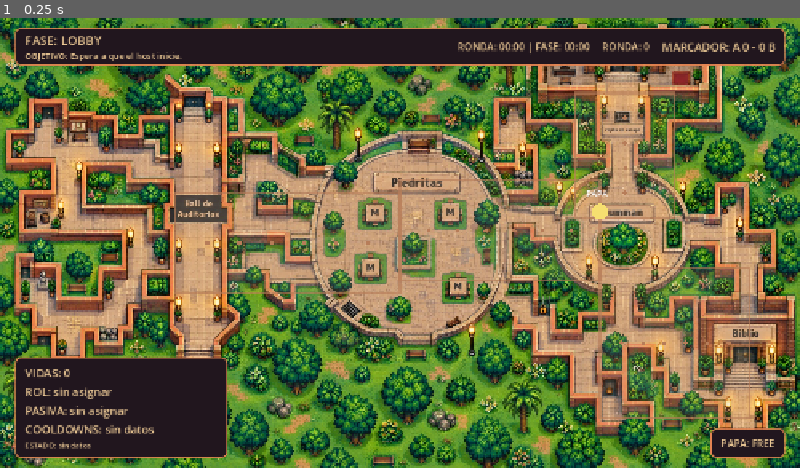
Above: before the commit, frame 1.
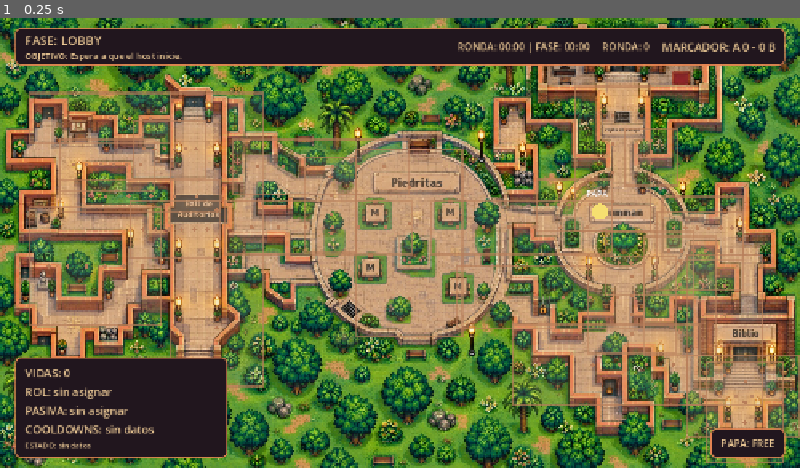
Above: after the commit, the same moment.

Repository: EstacioEA/TechnocumbIA
Game: Godot game, scene res://scenes/game/papoi_game.tscn
The game is run twice, just before and just after one commit, with the same random seed, the same clock (stepped at 60 frames per second) and the same inputs. This scene is started directly instead of the project's main scene.
Inputs:
- Up to frame 1 (0.25 s): no input

The runs differ from the first frame. In frame 1, 13% of the frame differs, in the area x 3-100%, y 14-99%.

Commit message:
fix: connect playable map corridors
Co-authored-by: Copilot <223556219+Copilot@users.noreply.github.com>

Diff:
--- /dev/null
+++ b/scenes/map/papoi_map_tc02_boundary_overlay.gd
@@ -0,0 +1,29 @@
+extends Node2D
+
+const CORRIDOR_FILL := Color("#00E5FF", 0.24)
+const CORRIDOR_EDGE := Color("#00FFFF", 0.95)
+const BLOCKER_FILL := Color("#FF1744", 0.55)
+const BLOCKER_EDGE := Color("#FFEBEE", 0.95)
+const CONNECTION_FILL := Color("#76FF03", 0.38)
+
+func _ready() -> void:
+	z_index = 20
+	queue_redraw()
+
+func _draw() -> void:
+	for corridor in PapoiMap.PLAYABLE_CORRIDORS:
+		draw_rect(corridor, CORRIDOR_FILL, true)
+		draw_rect(corridor, CORRIDOR_EDGE, false, 3.0)
+
+	for blocker in PapoiMap.PLAYABLE_BLOCKERS:
+		draw_rect(blocker, BLOCKER_FILL, true)
+		draw_rect(blocker, BLOCKER_EDGE, false, 2.0)
+
+	_draw_connection_overlap(Rect2(96.0, 260.0, 256.0, 50.0))
+	_draw_connection_overlap(Rect2(970.0, 342.0, 140.0, 40.0))
+	_draw_connection_overlap(Rect2(820.0, 490.0, 300.0, 130.0))
+	_draw_connection_overlap(Rect2(1130.0, 550.0, 124.0, 62.0))
+
+func _draw_connection_overlap(rectangle: Rect2) -> void:
+	draw_rect(rectangle, CONNECTION_FILL, true)
+	draw_rect(rectangle, Color("#B2FF59"), false, 3.0)
--- /dev/null
+++ b/scenes/map/papoi_map_tc02_playable_preview.gd
@@ -0,0 +1,29 @@
+extends Node2D
+
+const MAP_SCENE := preload("res://scenes/map/papoi_map.tscn")
+const PLAYER_SCENE := preload("res://scenes/player/player.tscn")
+const BOUNDARY_OVERLAY := preload("res://scenes/map/papoi_map_tc02_boundary_overlay.gd")
+
+func _ready() -> void:
+	var map := MAP_SCENE.instantiate() as PapoiMap
+	if map == null:
+		push_error("TC02 playable preview could not instantiate PapoiMap")
+		return
+	add_child(map)
+	map.set_debug_overlay_visible(true)
+	var boundary_overlay := BOUNDARY_OVERLAY.new()
+	add_child(boundary_overlay)
+
+	var player := PLAYER_SCENE.instantiate() as PapoiPlayerController
+	if player == null:
+		push_error("TC02 playable preview could not instantiate player")
+		return
+	player.name = "TC02LocalPlayer"
+	player.position = PapoiMap.ATTACKER_SPAWNS[0]
+	player.enforce_playable_routes = true
+	player.playable_routes_provider = map
+	add_child(player)
+
+	var camera := player.get_node_or_null("LocalCamera") as Camera2D
+	if camera:
+		camera.enabled = false
--- /dev/null
+++ b/scenes/map/papoi_map_tc02_playable_preview.tscn
@@ -0,0 +1,6 @@
+[gd_scene load_steps=2 format=3]
+
+[ext_resource type="Script" path="res://scenes/map/papoi_map_tc02_playable_preview.gd" id="1_preview"]
+
+[node name="PapoiMapTC02PlayablePreview" type="Node2D"]
+script = ExtResource("1_preview")
--- a/scenes/map/visuals/papoi_map_visuals.gd
+++ b/scenes/map/visuals/papoi_map_visuals.gd
@@ -3,10 +3,31 @@
 
 const MAP_BOUNDS := Rect2(0.0, 0.0, 1280.0, 720.0)
 const ROUTES := [
-	Rect2(280.0, 280.0, 360.0, 160.0),
-	Rect2(640.0, 260.0, 320.0, 160.0),
-	Rect2(920.0, 120.0, 160.0, 200.0),
-	Rect2(960.0, 400.0, 240.0, 240.0),
+	Rect2(48.0, 302.0, 210.0, 190.0),
+	Rect2(208.0, 292.0, 144.0, 92.0),
+	Rect2(48.0, 120.0, 224.0, 80.0),
+	Rect2(96.0, 194.0, 150.0, 82.0),
+	Rect2(214.0, 164.0, 116.0, 92.0),
+	Rect2(96.0, 260.0, 256.0, 50.0),
+	Rect2(272.0, 120.0, 150.0, 470.0),
+	Rect2(360.0, 292.0, 300.0, 86.0),
+	Rect2(372.0, 194.0, 282.0, 88.0),
+	Rect2(488.0, 224.0, 82.0, 150.0),
+	Rect2(570.0, 210.0, 170.0, 300.0),
+	Rect2(690.0, 292.0, 290.0, 86.0),
+	Rect2(858.0, 258.0, 122.0, 82.0),
+	Rect2(920.0, 110.0, 120.0, 230.0),
+	Rect2(1000.0, 178.0, 84.0, 90.0),
+	Rect2(1060.0, 286.0, 130.0, 100.0),
+	Rect2(970.0, 342.0, 140.0, 100.0),
+	Rect2(1030.0, 350.0, 115.0, 190.0),
+	Rect2(730.0, 398.0, 300.0, 98.0),
+	Rect2(940.0, 382.0, 142.0, 154.0),
+	Rect2(1050.0, 310.0, 140.0, 125.0),
+	Rect2(820.0, 490.0, 300.0, 130.0),
+	Rect2(1100.0, 540.0, 180.0, 130.0),
+	Rect2(1100.0, 380.0, 120.0, 240.0),
+	Rect2(1130.0, 550.0, 124.0, 162.0),
 ]
 const REFERENCE_MAP := preload("res://assets/maps/Mapa Base.jpeg")
 
--- a/scripts/map/papoi_map.gd
+++ b/scripts/map/papoi_map.gd
@@ -24,10 +24,46 @@
 const CAPTURE_ZONE := Rect2(856.0, 240.0, 208.0, 152.0)
 const ESCAPE_ZONE := Rect2(32.0, 280.0, 320.0, 240.0)
 const ROUTES := [
-	Rect2(280.0, 280.0, 360.0, 160.0),
+	Rect2(208.0, 280.0, 432.0, 160.0),
 	Rect2(640.0, 260.0, 320.0, 160.0),
 	Rect2(920.0, 120.0, 160.0, 200.0),
-	Rect2(960.0, 400.0, 240.0, 240.0),
+	Rect2(730.0, 398.0, 470.0, 240.0),
+]
+const PLAYABLE_CORRIDORS := [
+	Rect2(48.0, 302.0, 210.0, 190.0),
+	Rect2(208.0, 292.0, 144.0, 92.0),
+	Rect2(48.0, 120.0, 224.0, 80.0),
+	Rect2(96.0, 194.0, 150.0, 82.0),
+	Rect2(214.0, 164.0, 116.0, 92.0),
+	Rect2(96.0, 260.0, 256.0, 50.0),
+	Rect2(272.0, 120.0, 150.0, 470.0),
+	Rect2(360.0, 292.0, 300.0, 86.0),
+	Rect2(372.0, 194.0, 282.0, 88.0),
+	Rect2(488.0, 224.0, 82.0, 150.0),
+	Rect2(570.0, 210.0, 170.0, 300.0),
+	Rect2(690.0, 292.0, 290.0, 86.0),
+	Rect2(858.0, 258.0, 122.0, 82.0),
+	Rect2(920.0, 110.0, 120.0, 230.0),
+	Rect2(1000.0, 178.0, 84.0, 90.0),
+	Rect2(1060.0, 286.0, 130.0, 100.0),
+	Rect2(970.0, 342.0, 140.0, 100.0),
+	Rect2(1030.0, 350.0, 115.0, 190.0),
+	Rect2(730.0, 398.0, 300.0, 98.0),
+	Rect2(940.0, 382.0, 142.0, 154.0),
+	Rect2(1050.0, 310.0, 140.0, 125.0),
+	Rect2(820.0, 490.0, 300.0, 130.0),
+	Rect2(1100.0, 540.0, 180.0, 130.0),
+	Rect2(1100.0, 380.0, 120.0, 240.0),
+	Rect2(1130.0, 550.0, 124.0, 162.0),
+]
+const PLAYABLE_BLOCKERS := [
+	Rect2(300.0, 310.0, 78.0, 56.0),
+	Rect2(300.0, 410.0, 78.0, 72.0),
+	Rect2(520.0, 294.0, 42.0, 62.0),
+	Rect2(614.0, 286.0, 52.0, 74.0),
+	Rect2(688.0, 316.0, 54.0, 44.0),
+	Rect2(800.0, 306.0, 70.0, 56.0),
+	Rect2(900.0, 306.0, 58.0, 54.0),
 ]
 const TORRE_WALLS := [
 	Rect2(880.0, 16.0, 288.0, 12.0),
@@ -61,6 +97,15 @@
 
 func get_route_rects() -> Array[Rect2]:
 	return ROUTES.duplicate()
+
+func is_position_in_playable_route(position: Vector2) -> bool:
+	for blocker in PLAYABLE_BLOCKERS:
+		if blocker.has_point(position):
+			return false
+	for corridor in PLAYABLE_CORRIDORS:
+		if corridor.has_point(position):
+			return true
+	return false
 
 func is_position_inside_map(position: Vector2) -> bool:
 	return MAP_BOUNDS.has_point(position)
@@ -191,3 +236,7 @@
 	draw_rect(POT_ZONE, Color("#8e5e38", 0.22), true)
 	draw_rect(ESCAPE_ZONE, Color("#2a8c76", 0.22), true)
 	draw_line(Vector2(920.0, 180.0), Vector2(920.0, 260.0), Color("#f0c674"), 6.0)
+	for corridor in PLAYABLE_CORRIDORS:
+		draw_rect(corridor, Color("#f0c674", 0.12), false, 2.0)
+	for blocker in PLAYABLE_BLOCKERS:
+		draw_rect(blocker, Color("#d9534f", 0.20), true)
